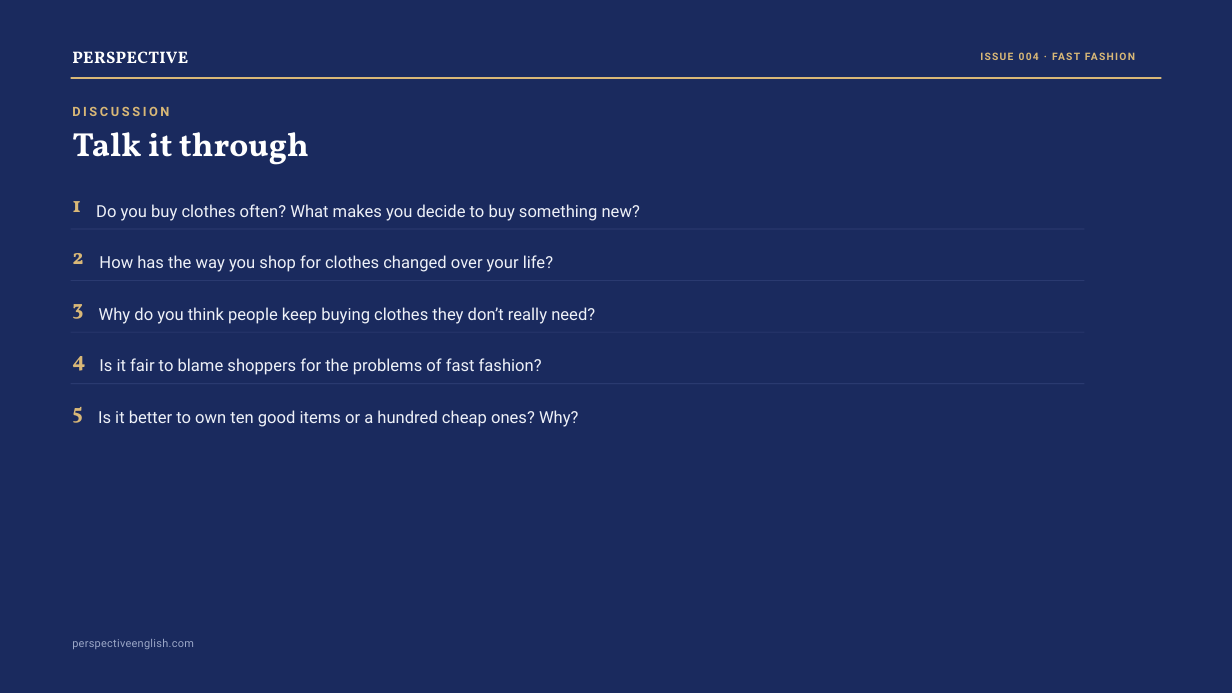
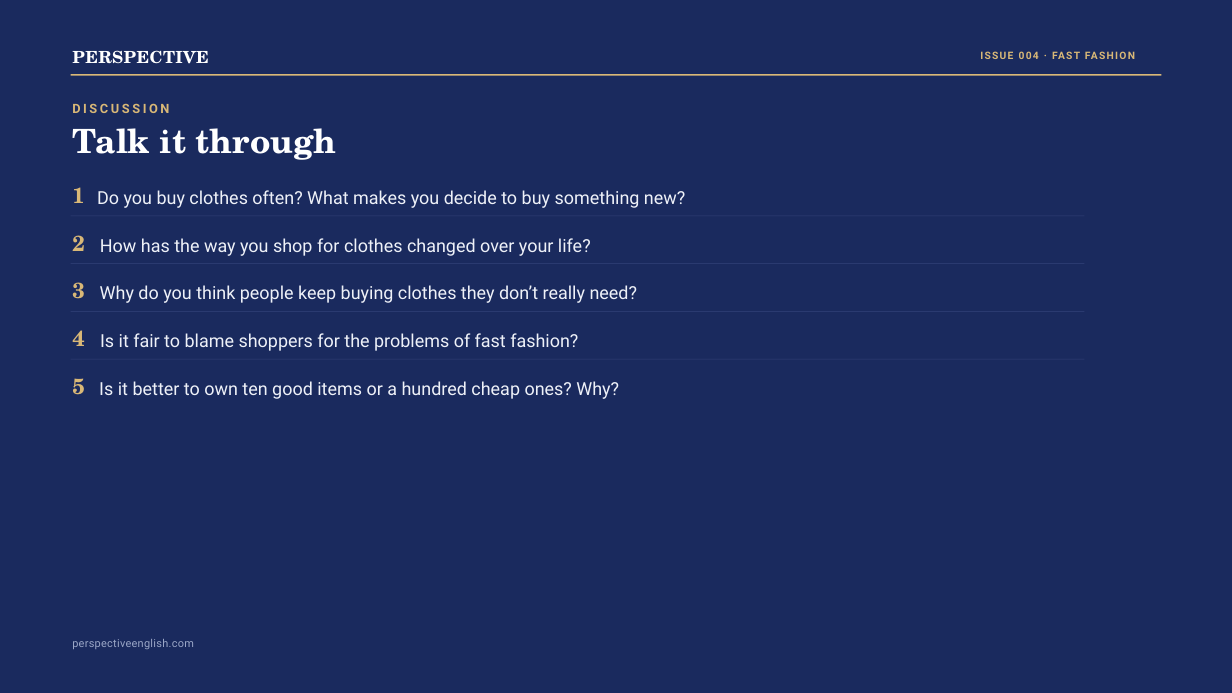
Before and after one commit to Swinka85/perspective-english, a slide deck: slide 10 of downloads/issue004-ppt.pptx. Drawn at 1232x693 pixels with LibreOffice and Linux fonts; fonts in the diff are those of the drawing. Boxes give left, top, right and bottom in pixels: in the first picture for what was removed or moved away, otherwise in the second. Text is boxed around its words. In the diff, an @@ line names an element or a change of style, - is before the commit and + after.

```diff
--- a/downloads/issue004-ppt.pptx
+++ b/downloads/issue004-ppt.pptx
@@ text "1": place and size @@
-text "1" at bbox=[72, 201, 81, 212]
+text "1" at bbox=[72, 187, 85, 203]
@@ text "2": place and size @@
-text "2" at bbox=[72, 253, 83, 264]
+text "2" at bbox=[72, 235, 85, 251]
@@ 2 texts, 2 rectangles: place and size @@
-2 texts, 2 rectangles at bbox=[71, 204, 1085, 281]
+2 texts, 2 rectangles at bbox=[71, 190, 1085, 264]
@@ text "3": place and size @@
-text "3" at bbox=[72, 304, 83, 319]
+text "3" at bbox=[72, 282, 85, 299]
@@ text "Why do you think people ...": place and size @@
-text "Why do you think people ..." at bbox=[99, 307, 595, 324]
+text "Why do you think people ..." at bbox=[100, 285, 638, 303]
@@ rectangle: place and size @@
-rectangle at bbox=[71, 332, 1085, 333]
+rectangle at bbox=[71, 311, 1085, 312]
@@ text "4": place and size @@
-text "4" at bbox=[72, 356, 85, 371]
+text "4" at bbox=[72, 330, 85, 346]
@@ text "Is it fair to blame ...": place and size @@
-text "Is it fair to blame ..." at bbox=[99, 358, 542, 375]
+text "Is it fair to blame ..." at bbox=[100, 333, 578, 351]
@@ rectangle: place and size @@
-rectangle at bbox=[71, 383, 1085, 384]
+rectangle at bbox=[71, 359, 1085, 360]
@@ font Vollkorn to TeX Gyre Schola in 7 elements at bbox=[72, 50, 209, 64], bbox=[72, 128, 337, 160], bbox=[72, 235, 85, 251], bbox=[72, 187, 85, 203], bbox=[72, 282, 85, 299], bbox=[72, 330, 85, 346], bbox=[72, 378, 85, 395] @@
@@ text "5": place and size @@
-text "5" at bbox=[72, 407, 82, 423]
+text "5" at bbox=[72, 378, 85, 395]
@@ size 19.4 to 21 pt; line spacing 1.2 to 1.14 in 5 elements at bbox=[97, 190, 685, 208], bbox=[100, 238, 591, 256], bbox=[100, 285, 638, 303], bbox=[100, 333, 578, 351], bbox=[99, 381, 619, 399] @@
@@ text "Is it better to own ...": place and size @@
-text "Is it better to own ..." at bbox=[98, 410, 579, 427]
+text "Is it better to own ..." at bbox=[99, 381, 619, 399]
```
Also in this commit, not shown: 15 other slides changed, 5 other files.
